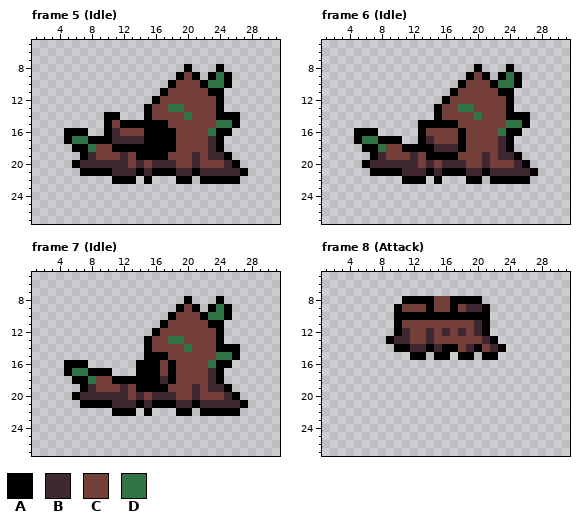
One commit to this pixel-art file: WizardsAgainstTheWorld/Assets/Sprites/Towers/WoodFactory.aseprite. The first picture shows the starting point.
32x32 pixels, 9 frames. Shown: frame 5 (Idle): x 1..31, y 5..27; frame 6 (Idle): x 1..31, y 5..27; frame 7 (Idle): x 1..31, y 5..27; frame 8 (Attack): x 1..31, y 5..27. The commit also changed other frames, which this record leaves out.
Palette (. is transparent): A #000000  B #3f2832  C #743f39  D #327345
Pixels before, frame 5 (Idle), first column x 5:
 8 ...............A...A...
 9 ..............ACA.ADA..
10 .............ACCCADDA..
11 ............ACCCCCAA...
12 ...........ACCCCCCCA...
13 ..........ACCDDCCCCA...
14 .....AA...ACCCCDCCCAAA.
15 .....ACAAAAAACCCCCCDDA.
16 AAA..ABCCCAAAACCCCDAA..
17 ADDAAABBBBAAAACCCCBA...
18 .AADCCAAAAAAAACCCCBA...
19 ..ABCCCBCAAAACCCBCBBA..
20 .ABBBBBBCBCBBBCCBCCCBA.
21 ..AAAABBBABAAABBABBBBBA
22 ......AAA.A...AA.AAAAA.
Pixels before, frame 6 (Idle), first column x 5:
 8 ...............A...A...
 9 ..............ACA.ADA..
10 .............ACCCADDA..
11 ............ACCCCCAA...
12 ...........ACCCCCCCA...
13 ..........ACCDDCCCCA...
14 ..........ACCCCDCCCAAA.
15 ........AAAAACCCCCCDDA.
16 AAA.....ACCCCACCCCDAA..
17 ADDAAA..ABCCCACCCCBA...
18 .AADCCAAAABBBACCCCBA...
19 ..ABCCCBCAAAACCCBCBBA..
20 .ABBBBBBCBCBBBCCBCCCBA.
21 ..AAAABBBABAAABBABBBBBA
22 ......AAA.A...AA.AAAAA.
Pixels before, frame 7 (Idle), first column x 5:
 8 ...............A...A...
 9 ..............ACA.ADA..
10 .............ACCCADDA..
11 ............ACCCCCAA...
12 ...........ACCCCCCCA...
13 ..........ACCDDCCCCA...
14 ..........ACCCCDCCCAAA.
15 ..........AAACCCCCCDDA.
16 AAA......AAACACCCCDAA..
17 ADDAAA...AAACACCCCBA...
18 .AADCCAAAAAABACCCCBA...
19 ..ABCCCBCAAAACCCBCBBA..
20 .ABBBBBBCBCBBBCCBCCCBA.
21 ..AAAABBBABAAABBABBBBBA
22 ......AAA.A...AA.AAAAA.
Pixels before, frame 8 (Attack), first column x 9:
 8 ..AAAACCAAAA...
 9 .ACCCACCACBBA..
10 .AAAAAAAAAAAA..
11 .ACCCCCCCCCBA..
12 .ABCCBCBCBCBA..
13 ABBCCBCCCCCCBA.
14 .AABBABAACBACBA
15 ...AA.AA.AA.AA.
New version:
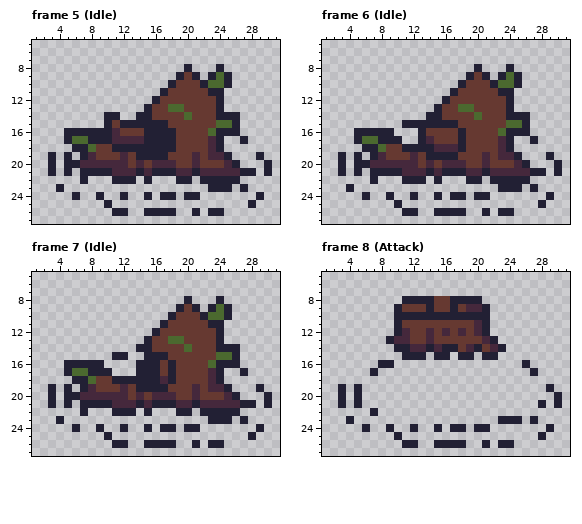
Change:
layer "Layer 2" added
colour A: #000000 -> #222034
colour B: #3f2832 -> #45283c
colour C: #743f39 -> #663931
colour D: #327345 -> #4b692f
Changed rows in their new state; - is a pixel that keeps its letter.
Frame 5 (Idle), layer "Layer 2":
first column x 3:
14 -----------A----------------
16 -----AA----------------A----
17 ------------------------A---
19 A-A-----------------------A-
20 A-A------------------------A
21 A-A----------------------A-A
22 ----A-----------------------
23 -A------------------AAA-A---
24 ---A--A--A--A-AA-AA-------A-
25 -------A-----------------A--
26 --------AA--AAAA--A-AA------
Frame 6 (Idle), layer "Layer 2":
first column x 3:
14 -----------A----------------
15 --------AA------------------
16 -----AA----------------A----
17 ------------------------A---
19 A-A-----------------------A-
20 A-A------------------------A
21 A-A----------------------A-A
22 ----A-----------------------
23 -A------------------AAA-A---
24 ---A--A--A--A-AA-AA-------A-
25 -------A-----------------A--
26 --------AA--AAAA--A-AA------
Frame 7 (Idle), layer "Layer 2": the same change as frame 6 (Idle)
Frame 8 (Attack), layer "Layer 2":
first column x 3:
15 --------A-------------------
16 -----AA----------------A----
17 ----A-------------------A---
19 A-A-----------------------A-
20 A-A------------------------A
21 A-A----------------------A-A
22 ----A-----------------------
23 -A------------------AAA-A---
24 ---A--A--A--A-AA-AA-------A-
25 -------A-----------------A--
26 --------AA--AAAA--A-AA------
Changed places in both pictures, as pixel boxes (x1, y1, x2, y2):
changed: (48, 64, 272, 216)
changed: (338, 64, 562, 216)
changed: (48, 296, 272, 448)
changed: (338, 296, 562, 448)
